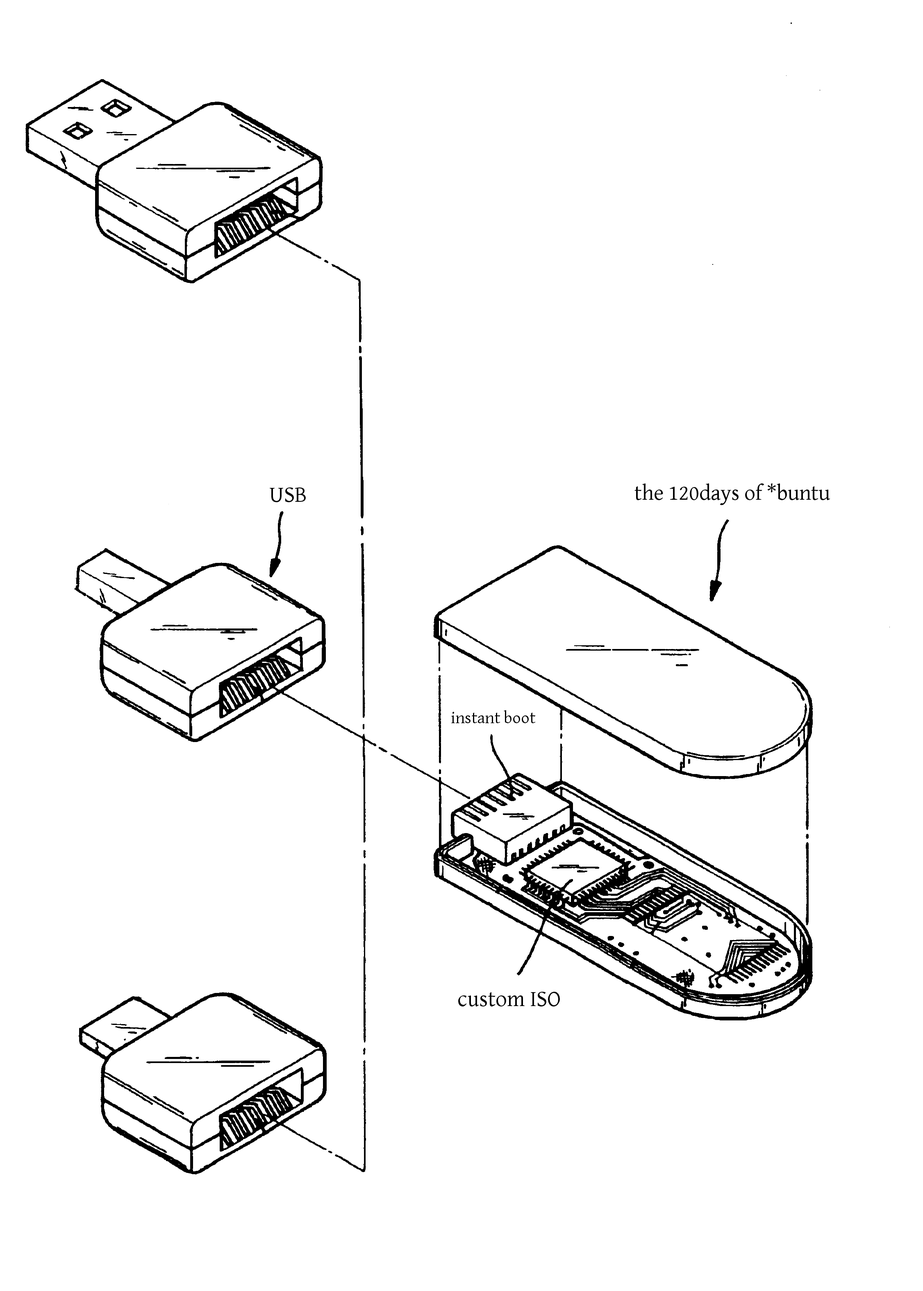
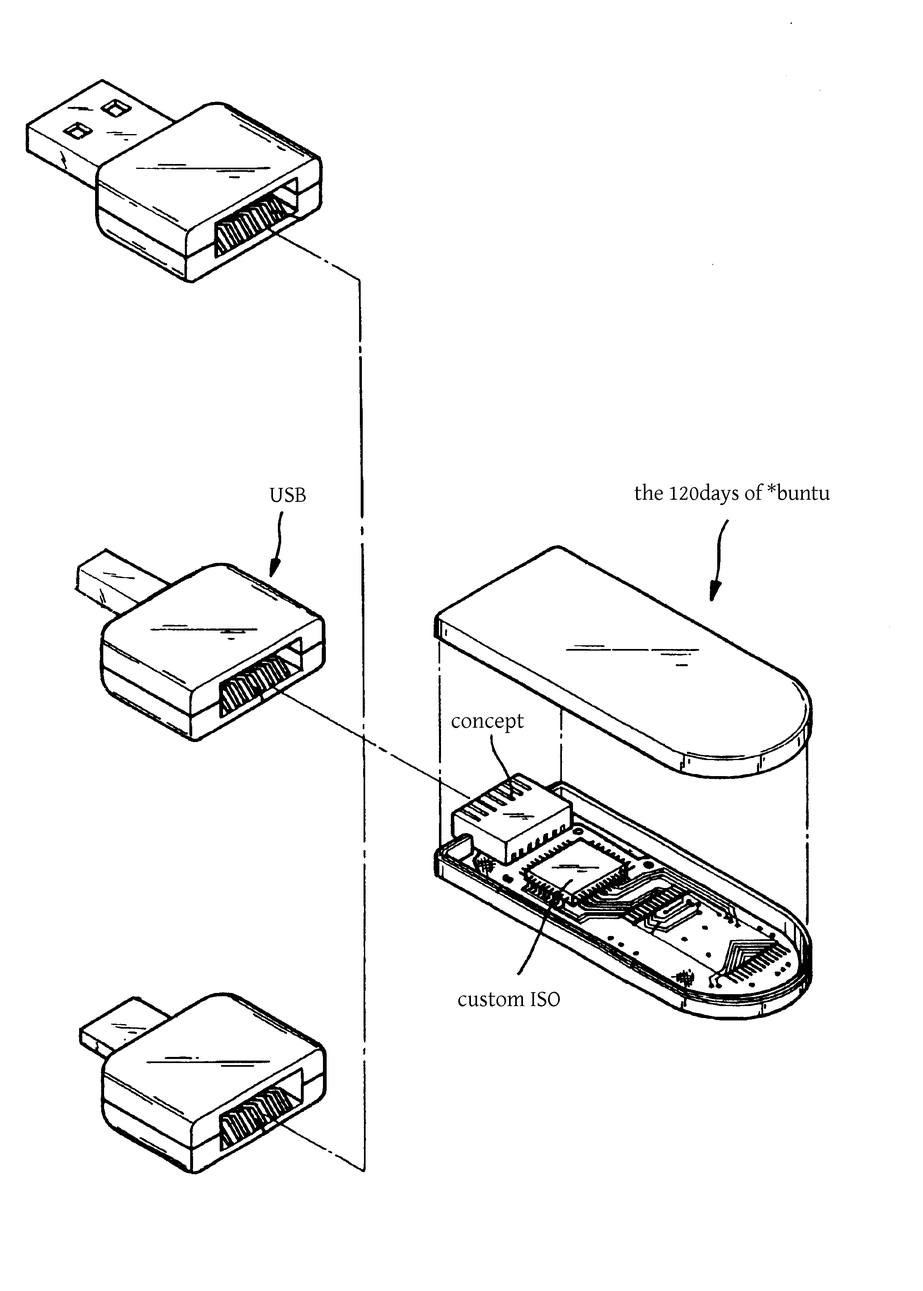
The second (923, 1291) image is a revision of the first. Changes to its layers:
renamed "instant boot" to "concept", painted on it over [451, 709, 536, 733]
